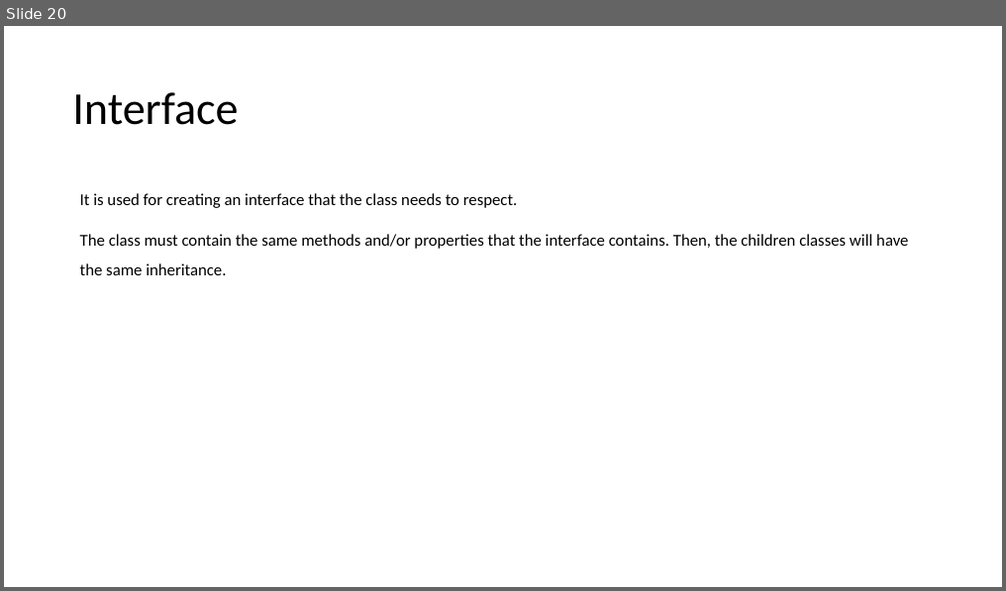
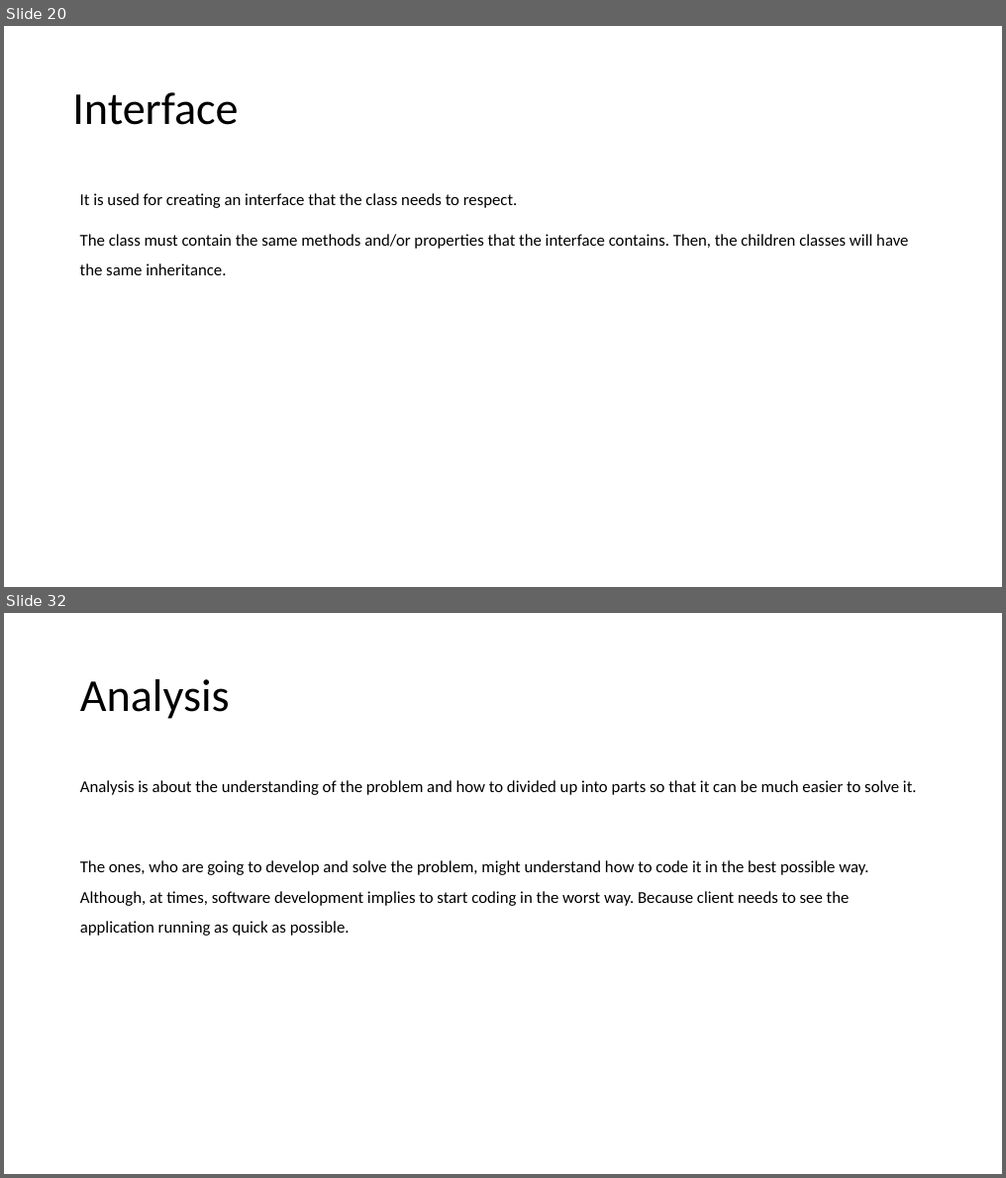
Before and after one commit to abelcondear/course, a slide deck: english/software-engineer.pptx. Shown one above the other, each under a label of ours: slide 20 before the commit, slides 20 and 32 after it; the slides between them are not shown. The pictures are 1006x591 and 1006x1178 pixels, drawn with LibreOffice and Linux fonts; fonts in the diff are those of the drawing. Boxes give left, top, right and bottom in pixels: in the first picture for what was removed or moved away, otherwise in the second. Text is boxed around its words. In the diff, an @@ line names an element or a change of style, - is before the commit and + after.

```diff
--- a/english/software-engineer.pptx
+++ b/english/software-engineer.pptx
@@ slide 32 added at bbox=[4, 613, 1002, 1174], background #FFFFFF @@
@@ title added at bbox=[80, 679, 230, 719], 44 pt, text #000000 @@
+Analysis
@@ text added at bbox=[80, 780, 917, 936], 16 pt, text #000000 @@
+Analysis is about the understanding of the problem and how to divided up into parts so that it can be much easier to solve it.
+The ones, who are going to develop and solve the problem, might understand how to code it in the best possible way. Although, at times, software development implies to start coding in the worst way. Because client needs to see the application running as quick as possible.
```
Also in this commit, not shown: 22 other slides added, 1 other file.
